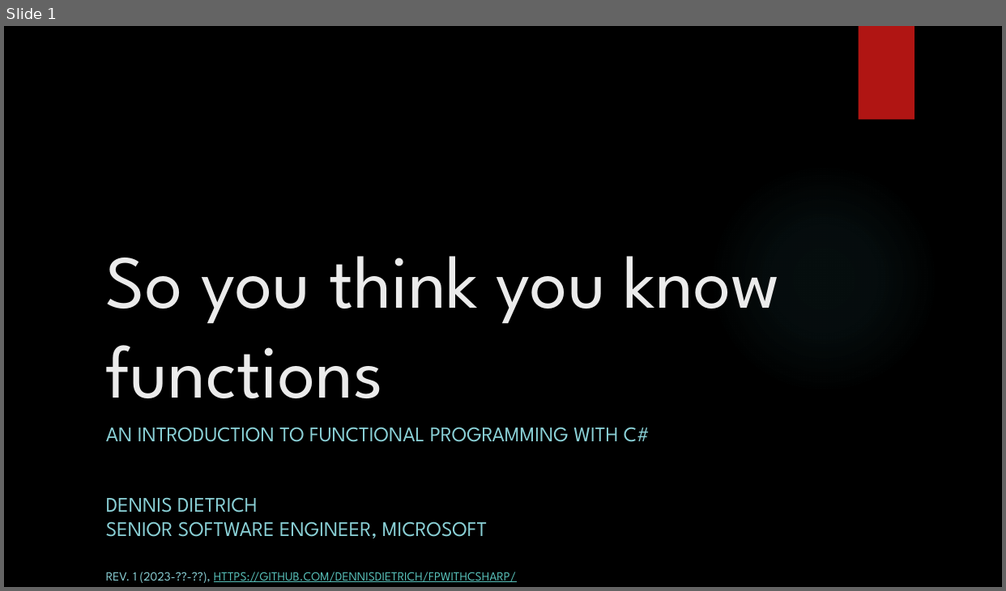
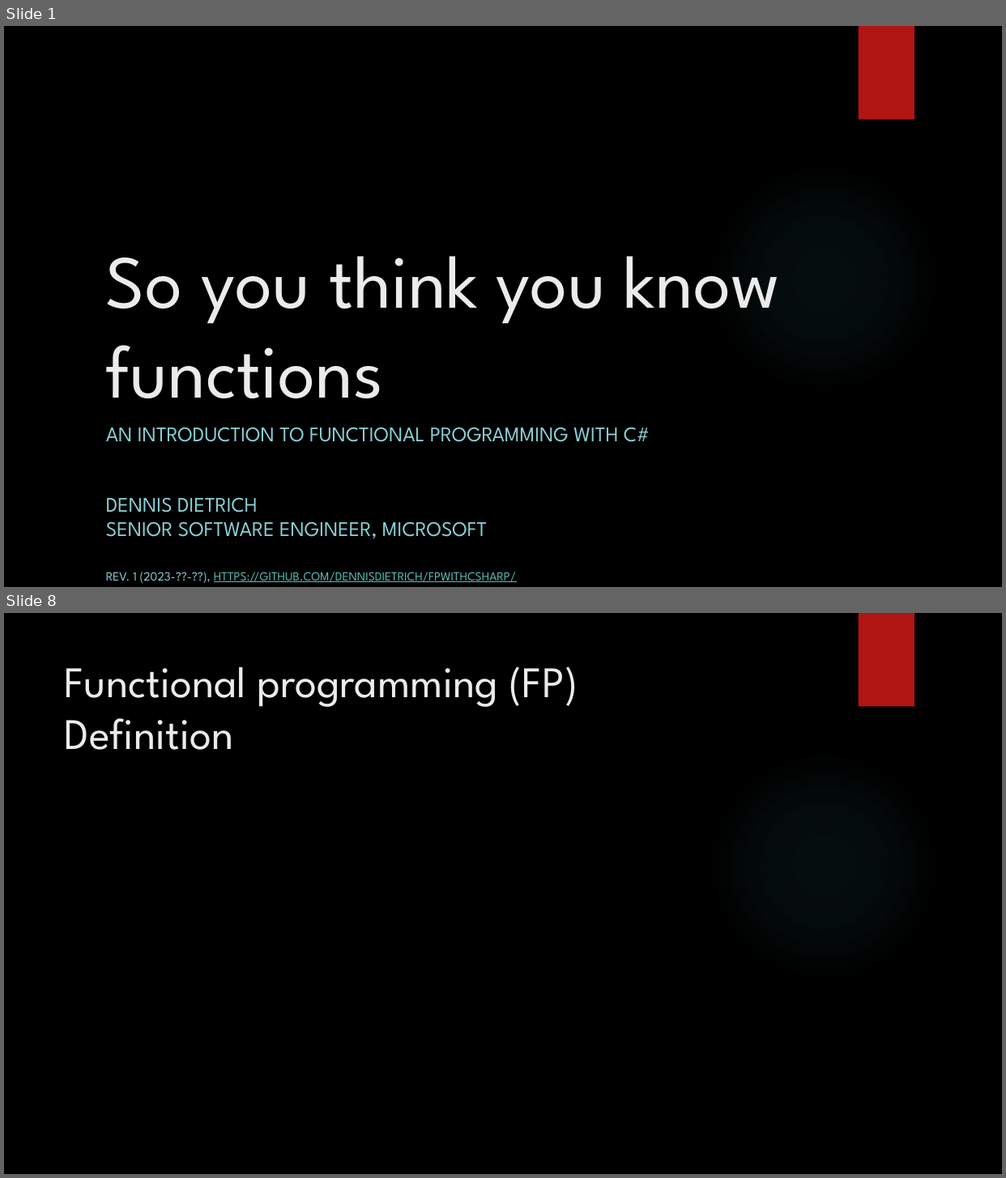
Before and after one commit to dennisdietrich/FpWithCSharp, a slide deck: doc/Introduction to FP with C#.pptx. Shown one above the other, each under a label of ours: slide 1 before the commit, slides 1 and 8 after it; the slides between them are not shown. The pictures are 1006x591 and 1006x1178 pixels, drawn with LibreOffice and Linux fonts; fonts in the diff are those of the drawing; background and template pictures are left out. Boxes give left, top, right and bottom in pixels: in the first picture for what was removed or moved away, otherwise in the second. Text is boxed around its words. In the diff, an @@ line names an element or a change of style, - is before the commit and + after.

```diff
--- a/doc/Introduction to FP with C#.pptx
+++ b/doc/Introduction to FP with C#.pptx
@@ slide 8 added at (4, 613, 1002, 1174), background picture (left out); not listed: 2 template elements that a slide beside it also shows @@
@@ title added at (65, 666, 578, 750), 42 pt, text #EBEBEB @@
+Functional programming (FP)
+Definition
```
Also in this commit, not shown: 18 other slides added.
